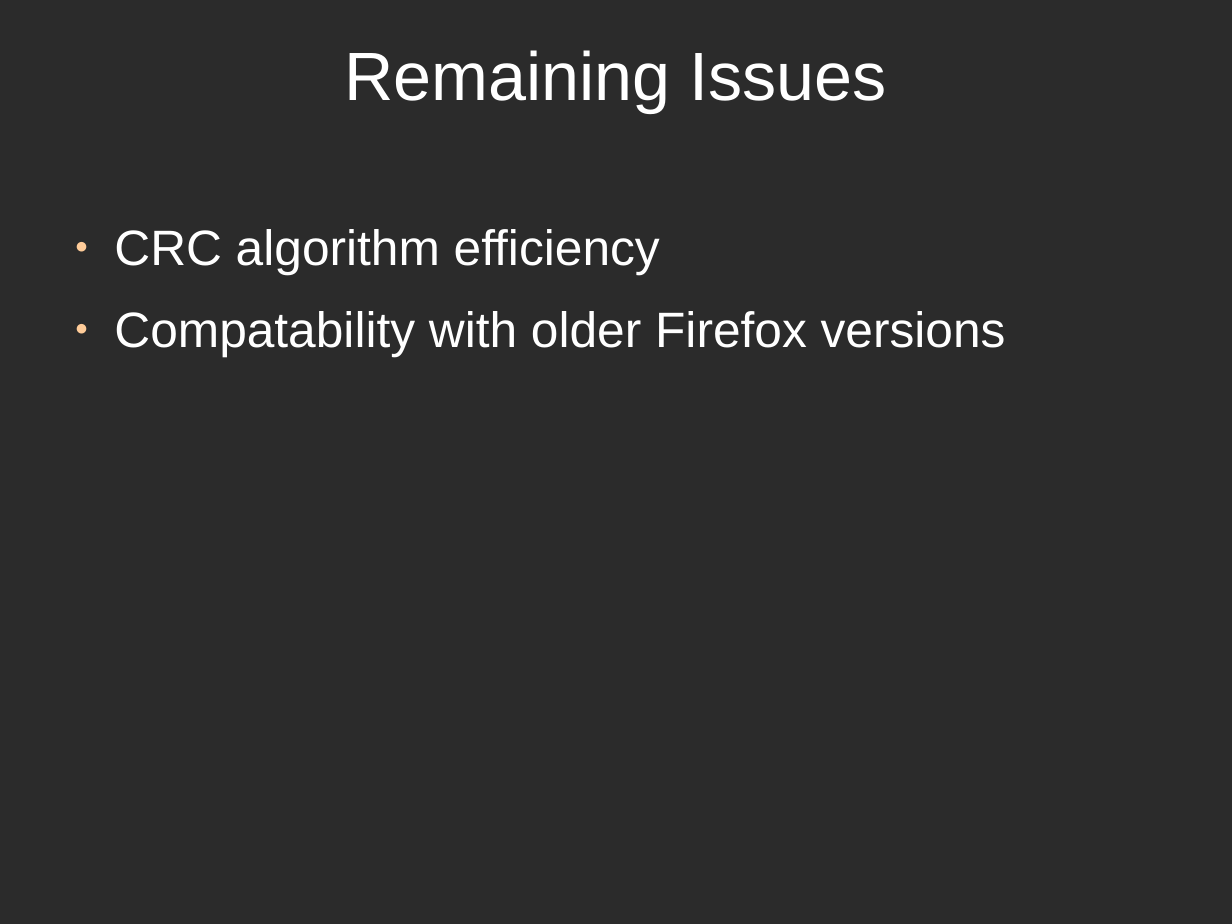
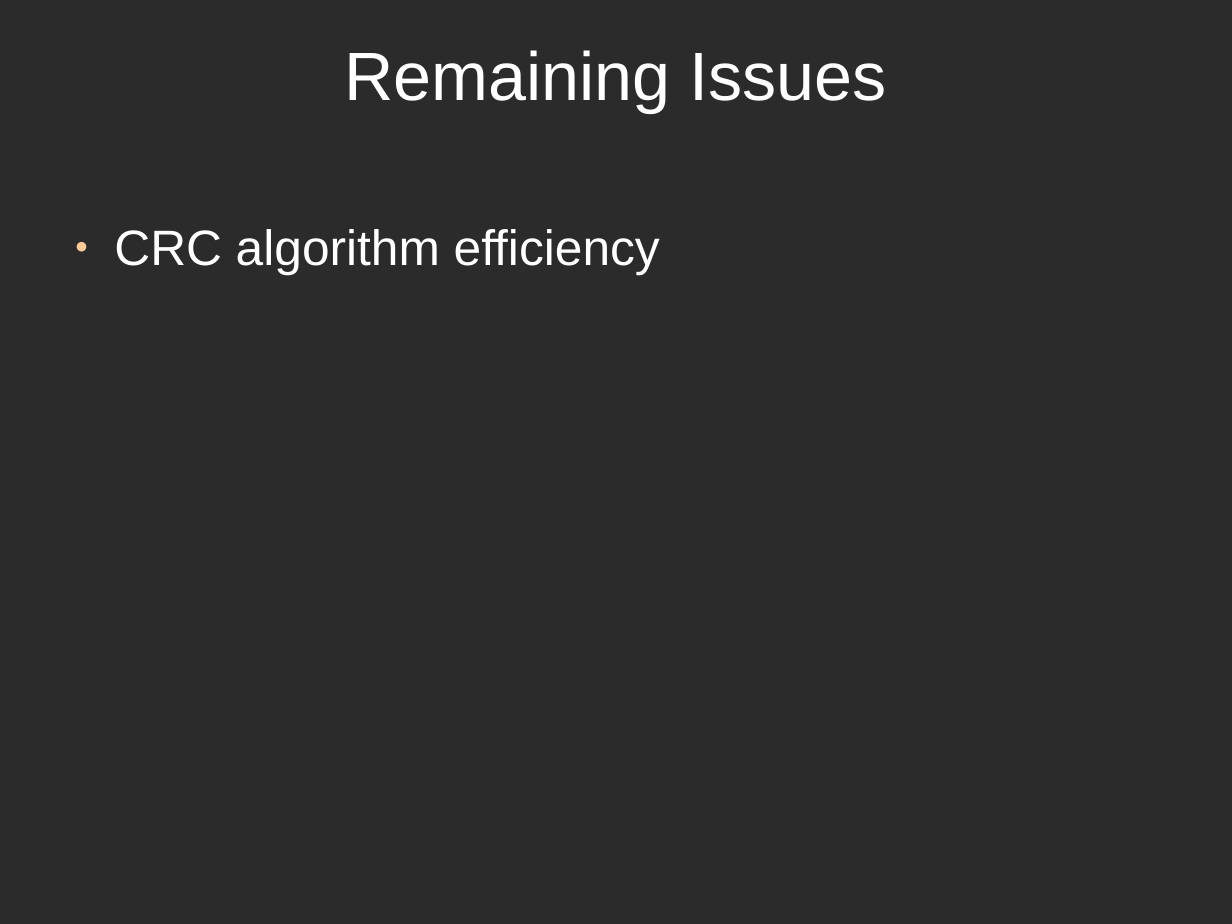
Before and after one commit to directrix1/se2, a slide deck: slide 18 of wip/SE2Presentation.odp. Drawn at 1232x924 pixels with LibreOffice and Linux fonts; fonts in the diff are those of the drawing; background and template pictures are left out; a plain dark background stands for a picture behind light text. Boxes give left, top, right and bottom in pixels: in the first picture for what was removed or moved away, otherwise in the second. Text is boxed around its words. In the diff, an @@ line names an element or a change of style, - is before the commit and + after.

```diff
--- a/wip/SE2Presentation.odp
+++ b/wip/SE2Presentation.odp
@@ text at [114, 311, 1006, 357]: paragraph removed @@
-● Compatability with older Firefox versions
```
Also in this commit, not shown: 2 slides added, 1 slide removed.
